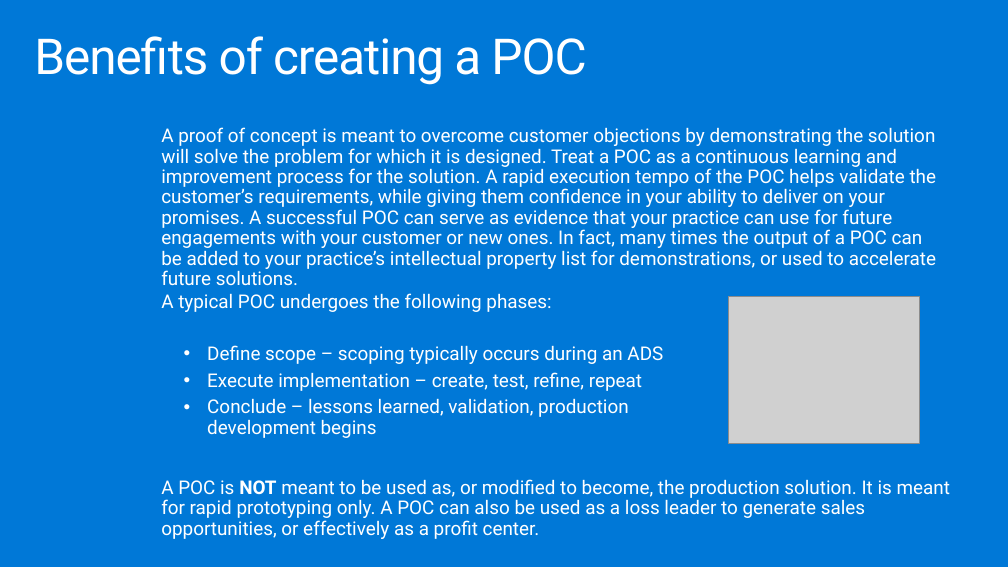
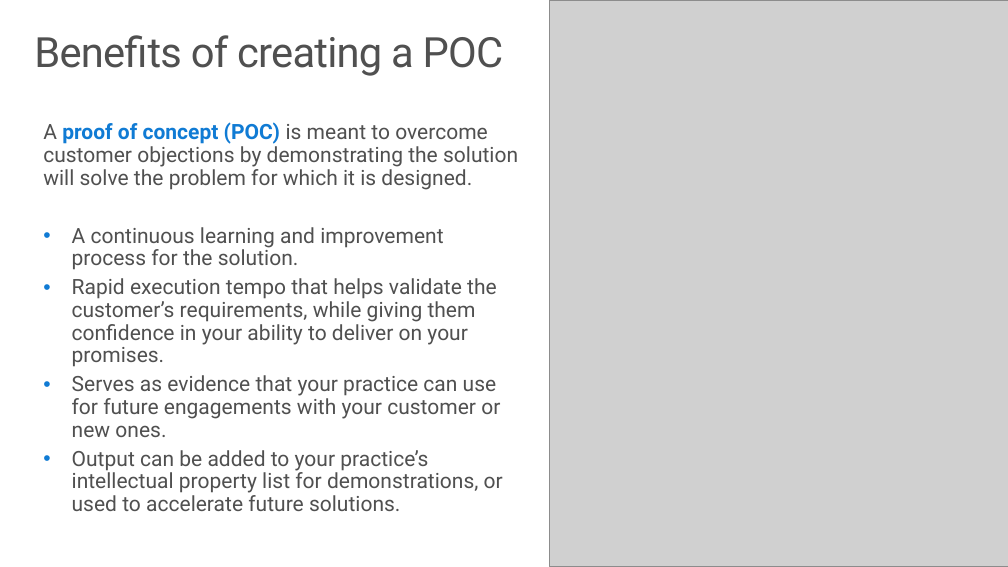
Before and after one commit to solliancenet/ica-wbs, a slide deck: slide 2 of Financial service modernization workshop/preparing-for-poc-design-success.pptx. Drawn at 1008x567 pixels with LibreOffice and Linux fonts; fonts in the diff are those of the drawing; grey boxes stand for pictures. Boxes give left, top, right and bottom in pixels: in the first picture for what was removed or moved away, otherwise in the second. Text is boxed around its words. In the diff, an @@ line names an element or a change of style, - is before the commit and + after.

```diff
--- a/Financial service modernization workshop/preparing-for-poc-design-success.pptx
+++ b/Financial service modernization workshop/preparing-for-poc-design-success.pptx
@@ background #0078D7 to #FFFFFF @@
@@ title "Benefits of creating a POC" at [34,35,504,76]: size 47 to 39.7 pt, text colour #FFFFFF to #505050, letter spacing -1 to -0.8 pt @@
@@ picture added at [549,0,1008,567] @@
@@ text at [43,122,518,511]: text changed; size 18 to 20 pt; text colour #FFFFFF to #505050 @@
-A proof of concept is meant to overcome customer objections by demonstrating the solution will solve the problem for which it is designed. Treat a POC as a continuous learning and improvement process for the solution. A rapid execution tempo of the POC helps validate the customer’s requirements, while giving them confidence in your ability to deliver on your promises. A successful POC can serve as evidence that your practice can use for future engagements with your customer or new ones. In fact, many times the output of a POC can be added to your practice’s intellectual property list for demonstrations, or used to accelerate future solutions.
+A proof of concept (POC) is meant to overcome customer objections by demonstrating the solution will solve the problem for which it is designed.
+• A continuous learning and improvement process for the solution.
+• Rapid execution tempo that helps validate the customer’s requirements, while giving them confidence in your ability to deliver on your promises.
+• Serves as evidence that your practice can use for future engagements with your customer or new ones.
+• Output can be added to your practice’s intellectual property list for demonstrations, or used to accelerate future solutions.
@@ text removed at [161,293,551,312] @@
-A typical POC undergoes the following phases:
@@ picture removed at [728,296,920,443] @@
@@ text removed at [207,345,663,438] @@
-• Define scope – scoping typically occurs during an ADS
-• Execute implementation – create, test, refine, repeat
-• Conclude – lessons learned, validation, production development begins
@@ text removed at [161,479,950,539] @@
-A POC is NOT meant to be used as, or modified to become, the production solution. It is meant for rapid prototyping only. A POC can also be used as a loss leader to generate sales opportunities, or effectively as a profit center.
```
Also in this commit, not shown: 5 other slides changed, 3 slides added, 4 other files.
